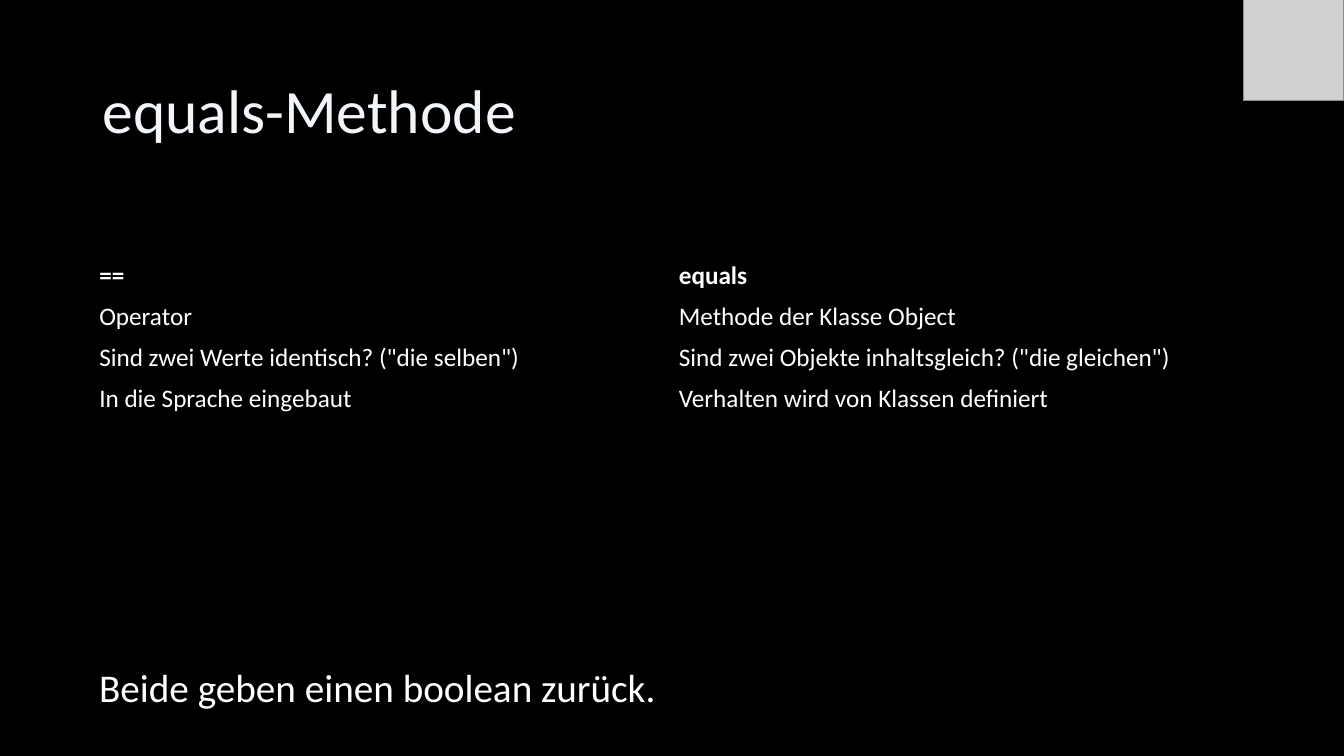
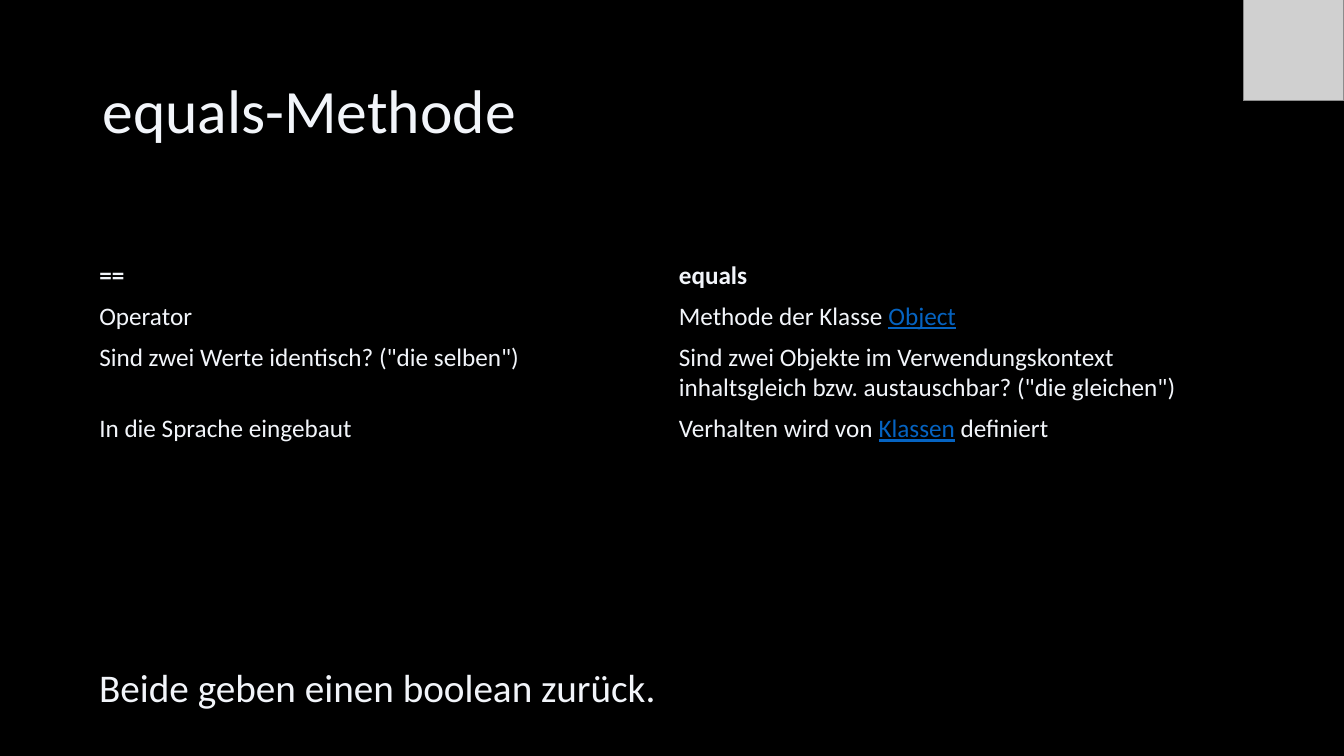
Before and after one commit to Cactusroot/Java, a slide deck: slide 39 of src/Java.pptx (slide 36 before the commit). Drawn at 1344x756 pixels with LibreOffice and Linux fonts; fonts in the diff are those of the drawing; grey boxes stand for pictures. Boxes give left, top, right and bottom in pixels: in the first picture for what was removed or moved away, otherwise in the second. Text is boxed around its words. In the diff, an @@ line names an element or a change of style, - is before the commit and + after.

```diff
--- a/src/Java.pptx
+++ b/src/Java.pptx
@@ table at (89, 255, 1248, 449) @@
@@ row 3, column 2: "Sind zwei Objekte inhaltsgleich? ("die gleichen")" to "Sind zwei Objekte im Verwendungskontext inhaltsgleich bzw. austauschbar? ("die gleichen")" @@
@@ text colour #FFFFFF to #F2F5FA in "==", "equals", "Operator", "Methode der Klasse" and 3 more places @@
@@ text colour #FFFFFF to #0563C1, underline on in "Object", "Klassen" @@
```
Also in this commit, not shown: 58 other slides changed, 9 slides added, 3 slides removed, 8 other files.
